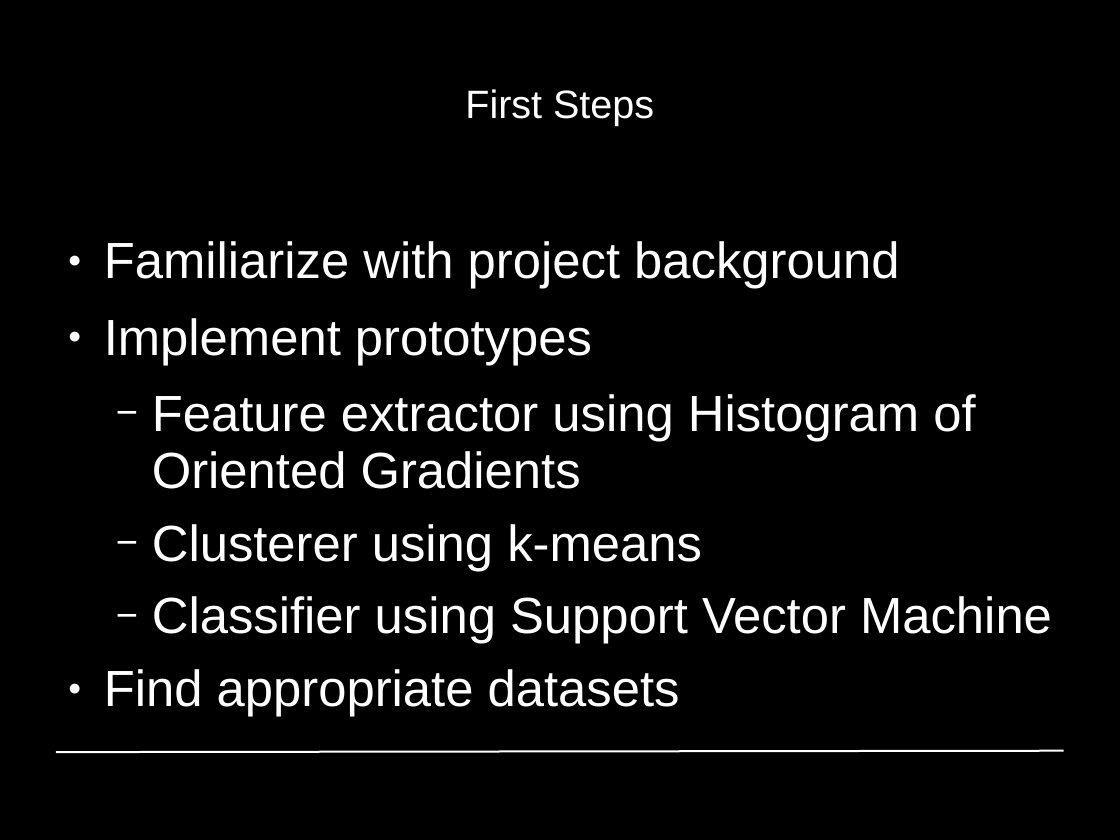
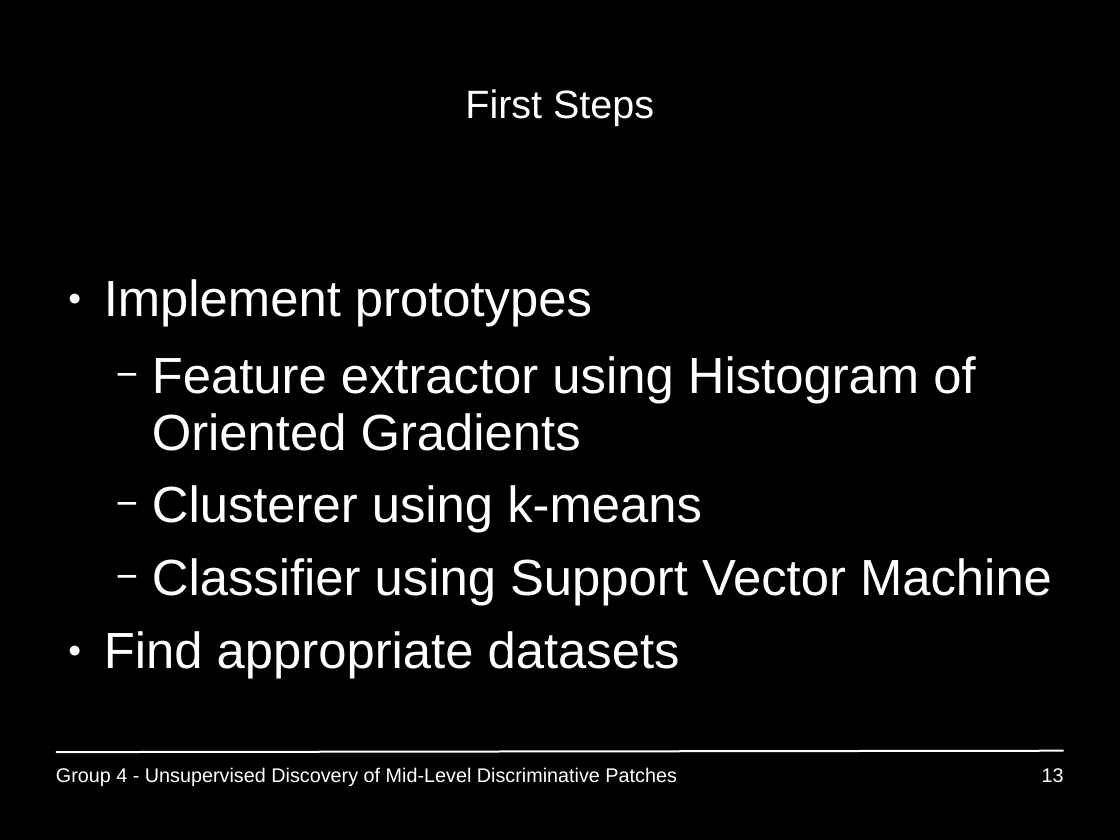
Before and after one commit to GiannisPapadopoulos/DiscriminativePatches, a slide deck: slide 13 of presentations/period1/MAI_Project1_Group4.ppt (slide 11 before the commit). Drawn at 1120x840 pixels with LibreOffice and Linux fonts; fonts in the diff are those of the drawing; background and template pictures are left out. Boxes give left, top, right and bottom in pixels: in the first picture for what was removed or moved away, otherwise in the second. Text is boxed around its words. In the diff, an @@ line names an element or a change of style, - is before the commit and + after.

```diff
--- a/presentations/period1/MAI_Project1_Group4.ppt
+++ b/presentations/period1/MAI_Project1_Group4.ppt
@@ text at <box>104,241,899,288</box>: paragraph removed @@
-● Familiarize with project background
@@ text added at <box>56,767,676,786</box>, 14 pt, text #FFFFFF @@
+Group 4 - Unsupervised Discovery of Mid-Level Discriminative Patches
@@ page number added at <box>1042,768,1064,783</box>, 14 pt, text #FFFFFF @@
+13
```
Also in this commit, not shown: 10 other slides changed, 22 slides added, 5 slides removed.
